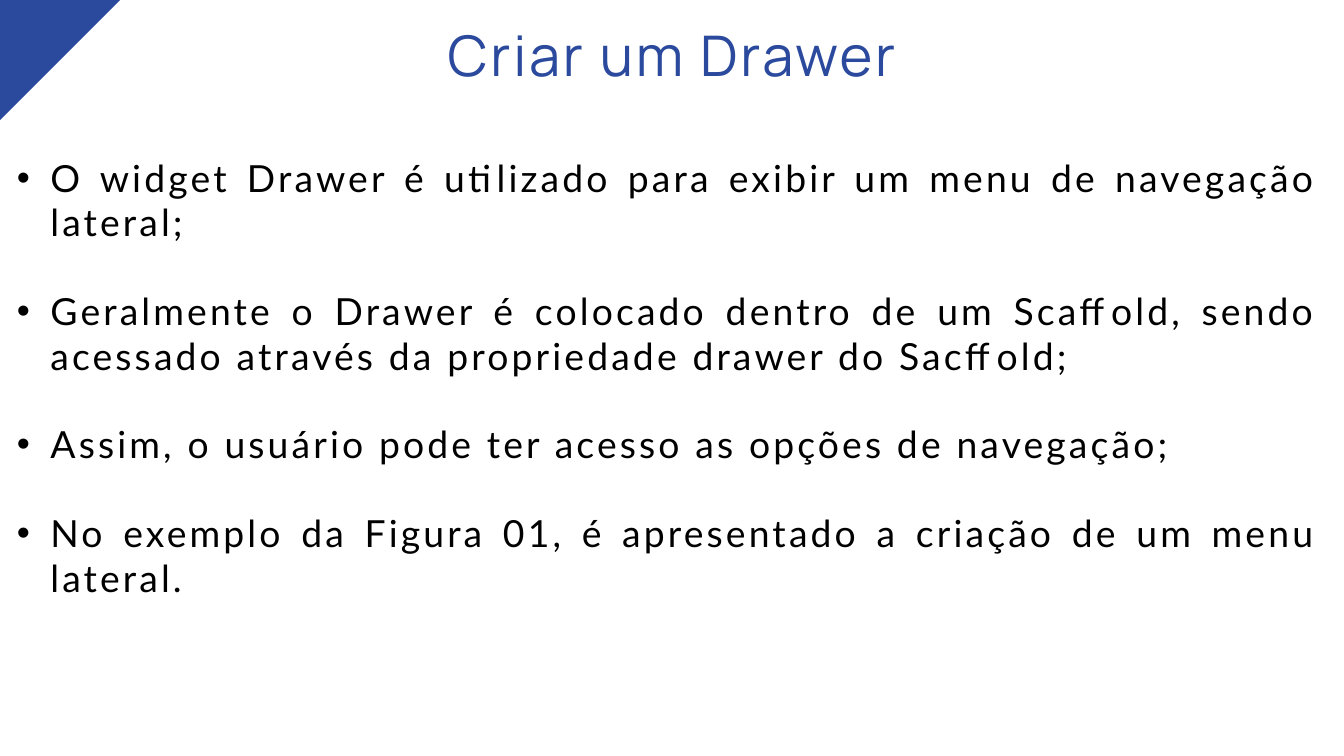
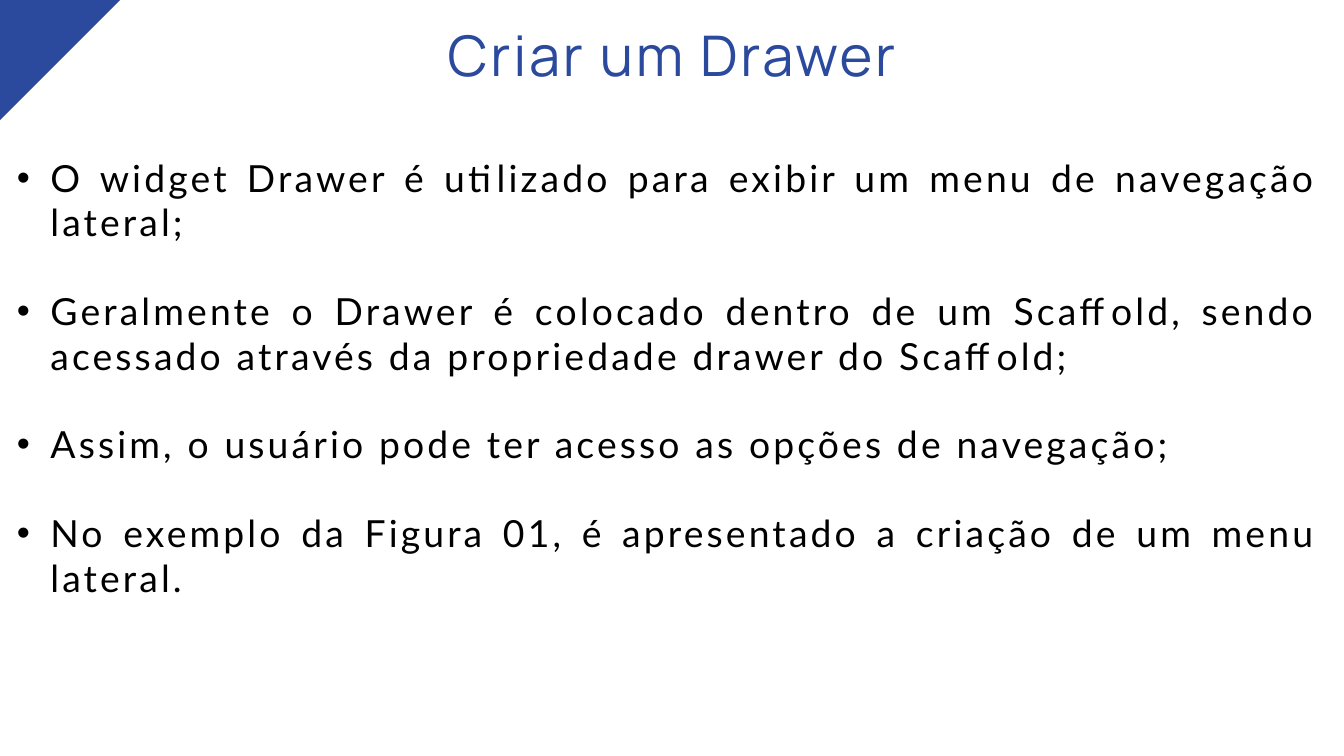
Before and after one commit to nataliascosta/Flutter, a slide deck: slide 4 of Módulo 07 - Criação de menus/Módulo VII - Criação de Menus.pptx. Drawn at 1344x756 pixels with LibreOffice and Linux fonts; fonts in the diff are those of the drawing. Boxes give left, top, right and bottom in pixels: in the first picture for what was removed or moved away, otherwise in the second. Text is boxed around its words. In the diff, an @@ line names an element or a change of style, - is before the commit and + after.

Commit message:
Modulo 07, correção ortografica no slide. Modulo 10 aula criada por mim

```diff
--- a/Módulo 07 - Criação de menus/Módulo VII - Criação de Menus.pptx
+++ b/Módulo 07 - Criação de menus/Módulo VII - Criação de Menus.pptx
@@ text at (x1=50, y1=297, x2=1313, y2=377): text changed @@
-• Geralmente o Drawer é colocado dentro de um Scaffold, sendo acessado através da propriedade drawer do Sacffold;
+• Geralmente o Drawer é colocado dentro de um Scaffold, sendo acessado através da propriedade drawer do Scaffold;
```
Also in this commit, not shown: 6 other files.
